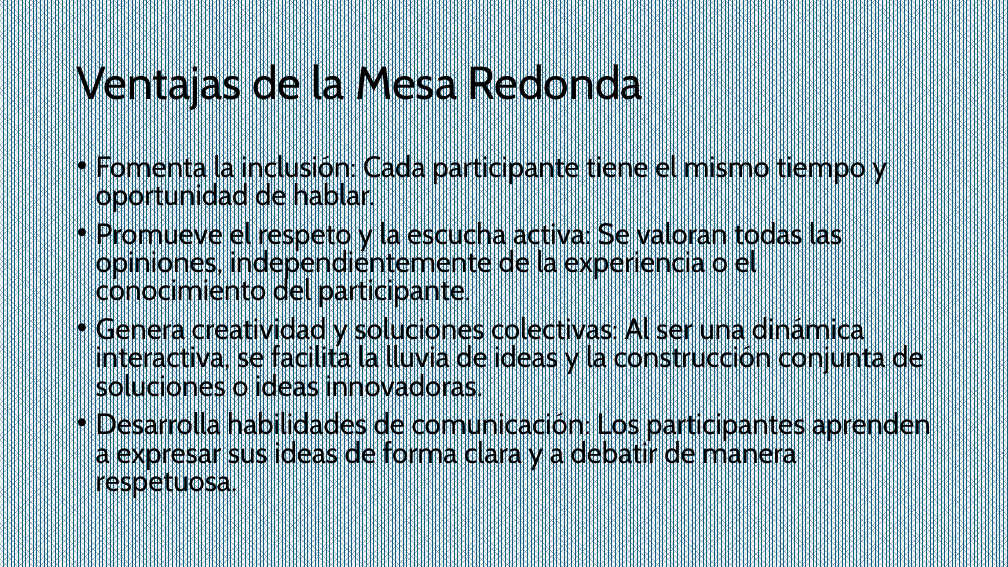
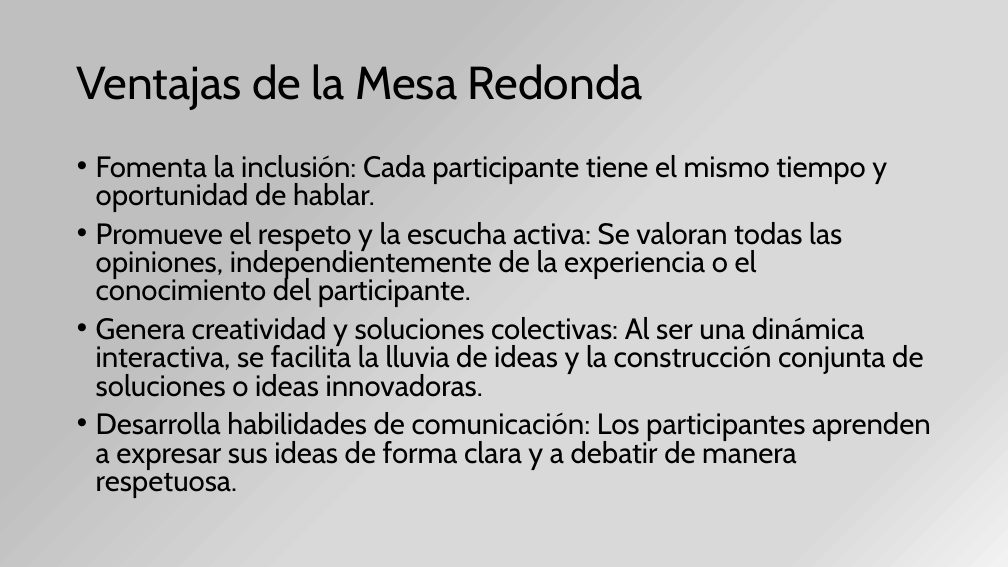
Before and after one commit to Clashroyalo5/clashroyalo5.github.io, a slide deck: slide 6 of colegio/lengua/tecnicas-grupales-expo/Técnicas Grupales.pptx. Drawn at 1008x567 pixels with LibreOffice and Linux fonts; fonts in the diff are those of the drawing. Boxes give left, top, right and bottom in pixels: in the first picture for what was removed or moved away, otherwise in the second. Text is boxed around its words. In the diff, an @@ line names an element or a change of style, - is before the commit and + after.

```diff
--- a/colegio/lengua/tecnicas-grupales-expo/Técnicas Grupales.pptx
+++ b/colegio/lengua/tecnicas-grupales-expo/Técnicas Grupales.pptx
@@ background pattern #156082 on #FFFFFF to gradient #BFBFBF to #D9D9D9 to #F2F2F2 @@
```
Also in this commit, not shown: 5 other slides changed, 1 slide removed.
